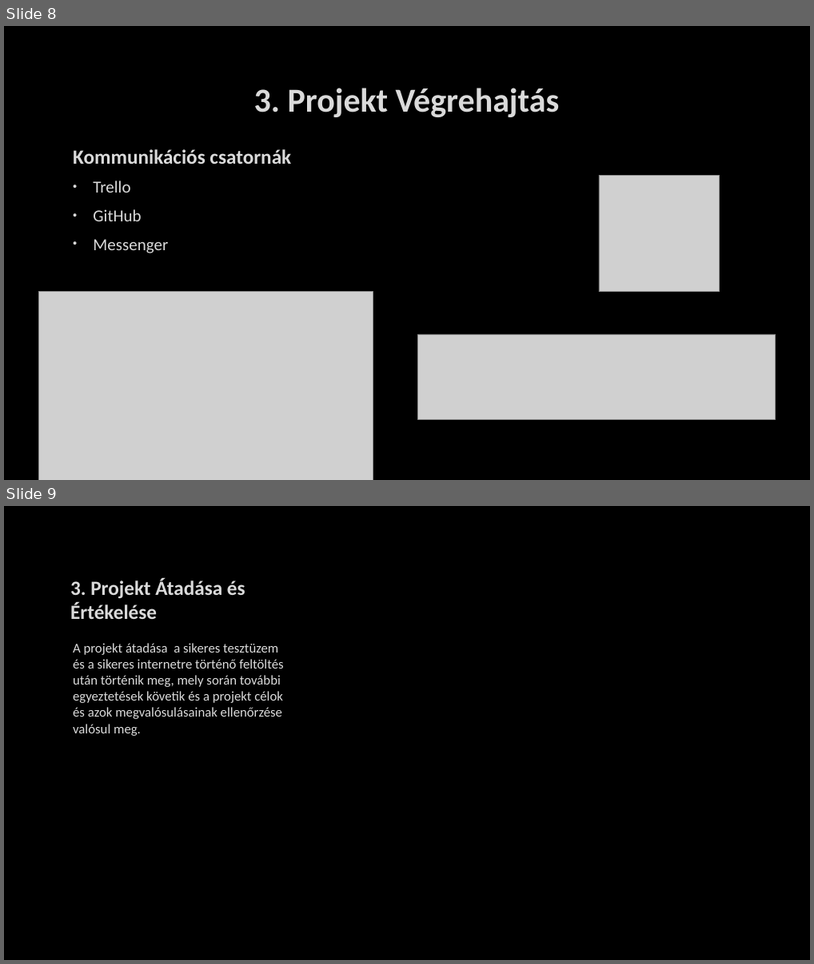
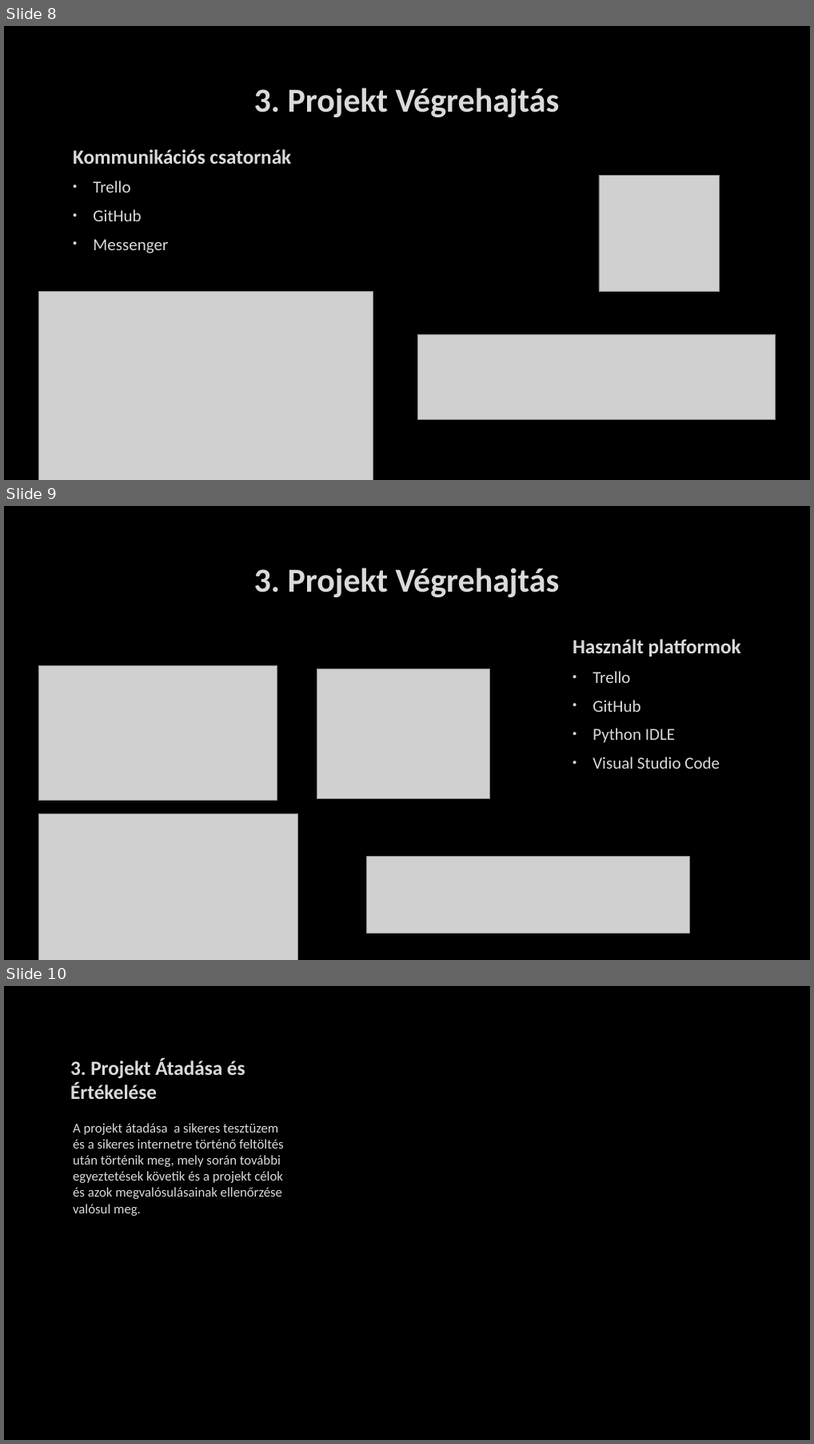
Before and after one commit to buviktor/JMTV, a slide deck: Post-production/JMTV_L.pptx. Shown one above the other, each under a label of ours: slides 8 and 9 before the commit, slides 8, 9 and 10 after it. The pictures are 814x964 and 814x1444 pixels, drawn with LibreOffice and Linux fonts; fonts in the diff are those of the drawing; grey boxes stand for pictures; background and template pictures are left out. Boxes give left, top, right and bottom in pixels: in the first picture for what was removed or moved away, otherwise in the second. Text is boxed around its words. In the diff, an @@ line names an element or a change of style, - is before the commit and + after.

```diff
--- a/Post-production/JMTV_L.pptx
+++ b/Post-production/JMTV_L.pptx
@@ slide 9 added at (4,506,810,960), background picture (left out) @@
@@ title added at (254,568,560,597), 40 pt, text #DADADA, bold @@
+3. Projekt Végrehajtás
@@ text added at (573,639,742,768), 20 pt, text #DADADA @@
+Használt platformok
+• Trello
+• GitHub
+• Python IDLE
+• Visual Studio Code
@@ picture added at (38,666,278,800) @@
@@ picture added at (318,668,490,798) @@
@@ picture added at (38,814,298,960) @@
@@ picture added at (367,856,690,932) @@
@@ what was slide 9 is now slide 10 @@
```
Also in this commit, not shown: 1 other slide added.
